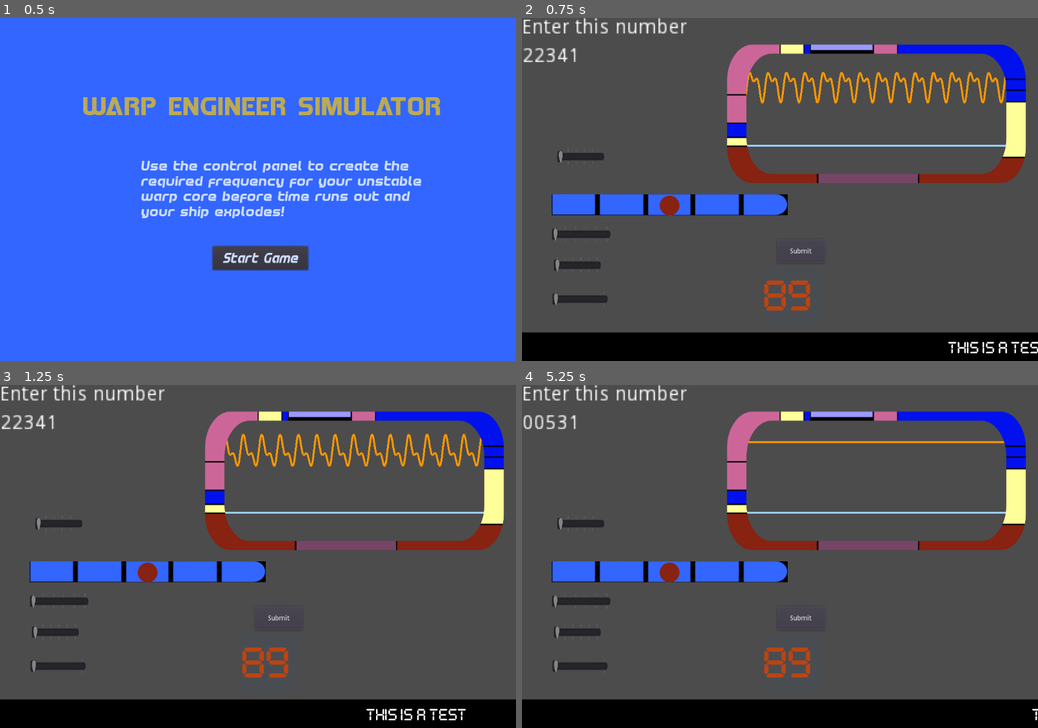
Above: before the commit, frames 1-4 (two rows, left to right).
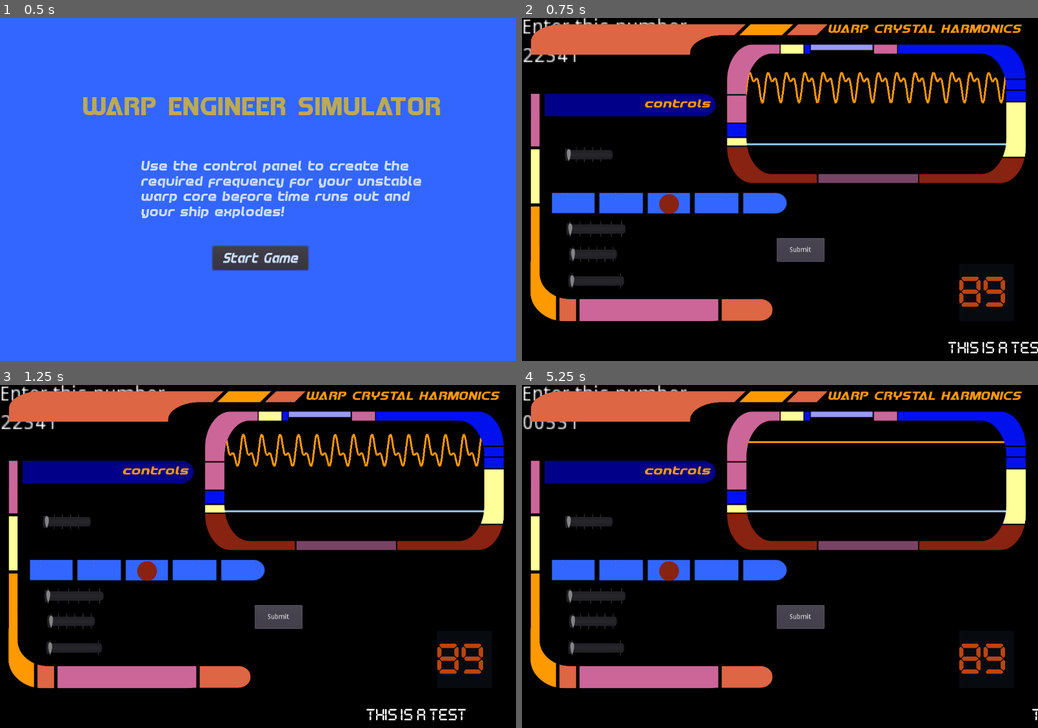
Above: after the commit, the same moments.

Repository: squiggle-at-squiggle/LDJam49
Game: Godot game, scene res://Scenes/Main.tscn
The game is run twice, just before and just after one commit, with the same random seed, the same clock (stepped at 60 frames per second) and the same inputs.
Inputs:
- Up to frame 1 (0.5 s): no input
- Up to frame 2 (0.75 s): click "Start Game" at 0.5 s
- Up to frame 3 (1.25 s): no input
- Up to frame 4 (5.25 s): click "Submit" at 1.25 s; click "Submit" at 2 s; click "Submit" at 2.75 s; tap Enter at 3.5 s; tap Space at 4.25 s; click "Start Game" at 5 s

Frame 1 is identical in both runs. In frame 2, 82% of the frame differs, in the area x 0-100%, y 0-92%; in frame 3, 82%; in frame 4, 83%.

Commit message:
shapes and background (#35)
* add shape does nothing 2

* main node is blank node again

* change background color

* remove references to background

* remove background

* different colors slightly

* move timer

Diff:
--- a/Code/Main.gd
+++ b/Code/Main.gd
@@ -74,7 +74,6 @@
 		return false
 
 
-
 func CheckSubmission():
 	if verify_solution() and total_rounds == round_counter:
 		WinGame()
--- /dev/null
+++ b/Fonts/title-font.tres
@@ -0,0 +1,7 @@
+[gd_resource type="DynamicFont" load_steps=2 format=2]
+
+[ext_resource path="res://Fonts/redlineexpandital.ttf" type="DynamicFontData" id=1]
+
+[resource]
+size = 28
+font_data = ExtResource( 1 )
--- a/Scenes/ControlPanel.tscn
+++ b/Scenes/ControlPanel.tscn
@@ -11,6 +11,9 @@
 [ext_resource path="res://Scenes/SliderFive.tscn" type="PackedScene" id=9]
 [ext_resource path="res://Sound/sfx-slide-click.mp3" type="AudioStream" id=10]
 [ext_resource path="res://Sound/sfx-button-press.mp3" type="AudioStream" id=11]
+[ext_resource path="res://Fonts/title-font.tres" type="DynamicFont" id=12]
+[ext_resource path="res://Art/shape-does-nothing-2.png" type="Texture" id=13]
+[ext_resource path="res://Art/another-sdn-2.png" type="Texture" id=14]
 
 [node name="ControlPanel" type="CanvasLayer"]
 script = ExtResource( 1 )
@@ -18,19 +21,8 @@
 [node name="Control" type="Control" parent="."]
 anchor_right = 1.0
 anchor_bottom = 1.0
-margin_left = -1.0
-margin_top = 2.82843
-margin_right = -1.0
-margin_bottom = 2.82843
-__meta__ = {
-"_edit_use_anchors_": false
-}
-
-[node name="ColorRect" type="ColorRect" parent="Control"]
-visible = false
-anchor_right = 1.0
-anchor_bottom = 1.0
-color = Color( 0, 0, 0, 1 )
+margin_left = -2.35358
+margin_right = -2.35352
 __meta__ = {
 "_edit_use_anchors_": false
 }
@@ -50,10 +42,10 @@
 }
 
 [node name="SliderOne" parent="Control" instance=ExtResource( 2 )]
-margin_left = 73.818
-margin_top = 271.624
-margin_right = -881.182
-margin_bottom = -395.376
+margin_left = 91.8492
+margin_top = 270.563
+margin_right = -863.151
+margin_bottom = -396.437
 
 [node name="PlayerScreen" parent="Control" instance=ExtResource( 4 )]
 position = Vector2( 443, 225 )
@@ -61,27 +53,57 @@
 
 [node name="SliderTwo" parent="Control" instance=ExtResource( 5 )]
 margin_left = 63.0
-margin_top = 359.5
+margin_top = 359.854
 margin_right = -892.0
-margin_bottom = -307.5
+margin_bottom = -307.146
 
 [node name="SliderThree" parent="Control" instance=ExtResource( 7 )]
-margin_left = 62.5
-margin_top = 434.5
-margin_right = -892.5
-margin_bottom = -232.5
+margin_left = 95.3805
+margin_top = 427.318
+margin_right = -859.62
+margin_bottom = -239.682
 
 [node name="SliderFour" parent="Control" instance=ExtResource( 8 )]
-margin_left = 67.0
-margin_top = 500.0
-margin_right = -884.0
-margin_bottom = -164.0
+margin_left = 100.941
+margin_top = 480.393
+margin_right = -850.059
+margin_bottom = -183.607
 
 [node name="SliderFive" parent="Control" instance=ExtResource( 9 )]
-margin_left = 64.5
-margin_top = 571.0
-margin_right = -890.5
-margin_bottom = -95.9999
+margin_left = 99.5018
+margin_top = 536.151
+margin_right = -855.498
+margin_bottom = -130.849
+
+[node name="Label" type="Label" parent="Control"]
+margin_left = 640.707
+margin_top = 10.2825
+margin_right = 1050.71
+margin_bottom = 35.2825
+custom_fonts/font = ExtResource( 12 )
+custom_colors/font_color = Color( 1, 0.6, 0, 1 )
+text = "WARP CRYSTAL HARMONICS"
+__meta__ = {
+"_edit_use_anchors_": false
+}
+
+[node name="ShapeThingDoesNothing2" type="Sprite" parent="Control"]
+position = Vector2( 176.324, 175.525 )
+scale = Vector2( 0.41513, 0.357899 )
+texture = ExtResource( 14 )
+offset = Vector2( 235.159, 611.249 )
+
+[node name="Label2" type="Label" parent="Control"]
+margin_left = 257.0
+margin_top = 167.0
+margin_right = 400.0
+margin_bottom = 192.0
+custom_fonts/font = ExtResource( 12 )
+custom_colors/font_color = Color( 1, 0.6, 0, 1 )
+text = "controls"
+__meta__ = {
+"_edit_use_anchors_": false
+}
 
 [node name="Sprite" type="Sprite" parent="."]
 position = Vector2( 461, 130.2 )
@@ -99,6 +121,11 @@
 [node name="ButtonPressSound" type="AudioStreamPlayer" parent="."]
 stream = ExtResource( 11 )
 
+[node name="ShapeThingDoesNothing" type="Sprite" parent="."]
+position = Vector2( 329.408, 45.1915 )
+scale = Vector2( 0.520715, 0.294518 )
+texture = ExtResource( 13 )
+
 [connection signal="pressed" from="Control/Submit" to="." method="_on_Submit_pressed"]
 [connection signal="changed" from="Control/SliderOne" to="." method="_on_SliderOne_changed"]
 [connection signal="changed" from="Control/SliderTwo" to="." method="_on_SliderTwo_changed"]
--- a/Scenes/Main.tscn
+++ b/Scenes/Main.tscn
@@ -19,10 +19,10 @@
 [node name="StartScreen" parent="." instance=ExtResource( 4 )]
 
 [node name="Countdown" parent="." instance=ExtResource( 6 )]
-margin_left = 507.181
-margin_top = 523.501
-margin_right = 547.181
-margin_bottom = 563.501
+margin_left = 915.181
+margin_top = 515.501
+margin_right = 955.181
+margin_bottom = 555.501
 
 [node name="EngineNoise" type="AudioStreamPlayer" parent="."]
 stream = ExtResource( 7 )
--- a/project.godot
+++ b/project.godot
@@ -29,4 +29,5 @@
 quality/driver/driver_name="GLES2"
 vram_compression/import_etc=true
 vram_compression/import_etc2=false
+environment/default_clear_color=Color( 0, 0, 0, 1 )
 environment/default_environment="res://default_env.tres"
Binary file added: Art/another-sdn-2.png
Not shown, added: Art/another-sdn-2.png.import
Binary file added: Art/another-shape-does-nothing.png
Not shown, added: Art/another-shape-does-nothing.png.import
Binary file added: Art/shape-does-nothing-2.png
Not shown, added: Art/shape-does-nothing-2.png.import
Not shown: 1 places in Scenes/ControlPanel.tscn that only renumber resources
